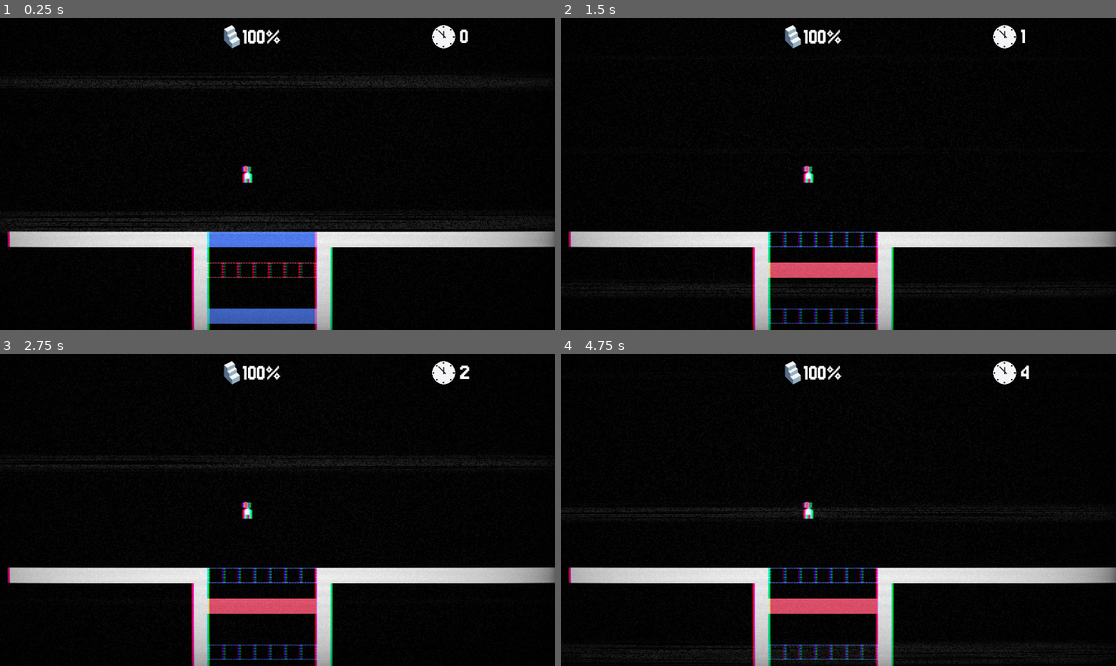
Above: before the commit, frames 1-4 (two rows, left to right).
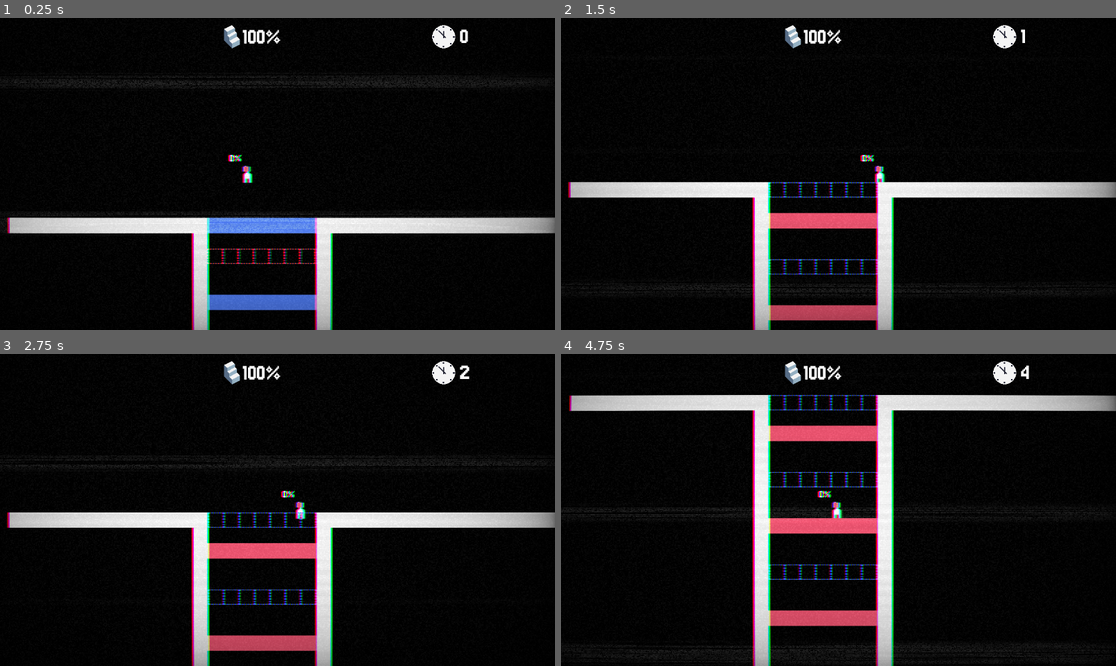
Above: after the commit, the same moments.

Repository: dancroker/Hue-Protocol
Game: Godot game, scene res://scene/main.tscn
The game is run twice, just before and just after one commit, with the same random seed, the same clock (stepped at 60 frames per second) and the same inputs.
Inputs:
- Up to frame 1 (0.25 s): no input
- Up to frame 2 (1.5 s): tap Enter (ui_accept) at 0.5, 0.77 s; hold Right (ui_right) from 0.53 s (still down); tap 2 (Mask Blue) at 0.6 s; tap 1 (Mask Red) at 1.35 s
- Up to frame 3 (2.75 s): tap Enter (ui_accept) at 1.52 s; release Right (ui_right) at 2.03 s; hold Left (ui_left) from 2.03 s (still down); tap 2 (Mask Blue) at 2.1 s
- Up to frame 4 (4.75 s): release Left (ui_left) at 2.78 s; hold Right (ui_right) 2.78-4.28 s; tap 1 (Mask Red) at 2.85, 4.35 s; tap Enter (ui_accept) at 3.02, 3.77, 4.52 s; tap 2 (Mask Blue) at 3.6 s; hold Left (ui_left) from 4.28 s (still down)

The runs differ from the first frame. In frame 1, 11% of the frame differs, in the area x 1-100%, y 43-99%; in frame 2, 13%; in frame 3, 13%; in frame 4, 16%, in the area x 1-100%, y 13-99%.
Error before the commit: Invalid assignment of property or key 'text' with value of type 'String' on a base object of type 'Nil'. (res://scripts/player.gd:52)

Commit message:
Fixed Player

Diff:
--- a/scene/player.tscn
+++ b/scene/player.tscn
@@ -2,9 +2,14 @@
 
 [ext_resource type="Script" uid="uid://pmloiujqkva3" path="res://scripts/player.gd" id="1_hjaqi"]
 [ext_resource type="Texture2D" uid="uid://bm50oln00vci2" path="res://2d art/Player.png" id="2_hjaqi"]
+[ext_resource type="FontFile" uid="uid://0mr41am446jr" path="res://2d art/Jersey_10/Jersey10-Regular.ttf" id="3_fvtld"]
 
 [sub_resource type="CircleShape2D" id="CircleShape2D_hjaqi"]
 radius = 66.0
+
+[sub_resource type="LabelSettings" id="LabelSettings_ct4mp"]
+font = ExtResource("3_fvtld")
+font_size = 100
 
 [node name="CharacterBody2D" type="CharacterBody2D" unique_id=579170887]
 script = ExtResource("1_hjaqi")
@@ -15,3 +20,10 @@
 
 [node name="CollisionShape2D" type="CollisionShape2D" parent="." unique_id=196586527]
 shape = SubResource("CircleShape2D_hjaqi")
+
+[node name="Label" type="Label" parent="." unique_id=1881168295]
+offset_left = -149.0
+offset_top = -185.0
+offset_right = 161.0
+offset_bottom = -71.0
+label_settings = SubResource("LabelSettings_ct4mp")
--- a/scripts/player.gd
+++ b/scripts/player.gd
@@ -9,8 +9,9 @@
 var player_y = 0;
 var jump_calc = 0;
 var jump_precentage = 0
+var text
 
-@export var label: Label
+@onready var label: Label = $Label
 
 
 func _physics_process(delta: float) -> void:
Not shown: 1 places in scene/main.tscn that only renumber resources
